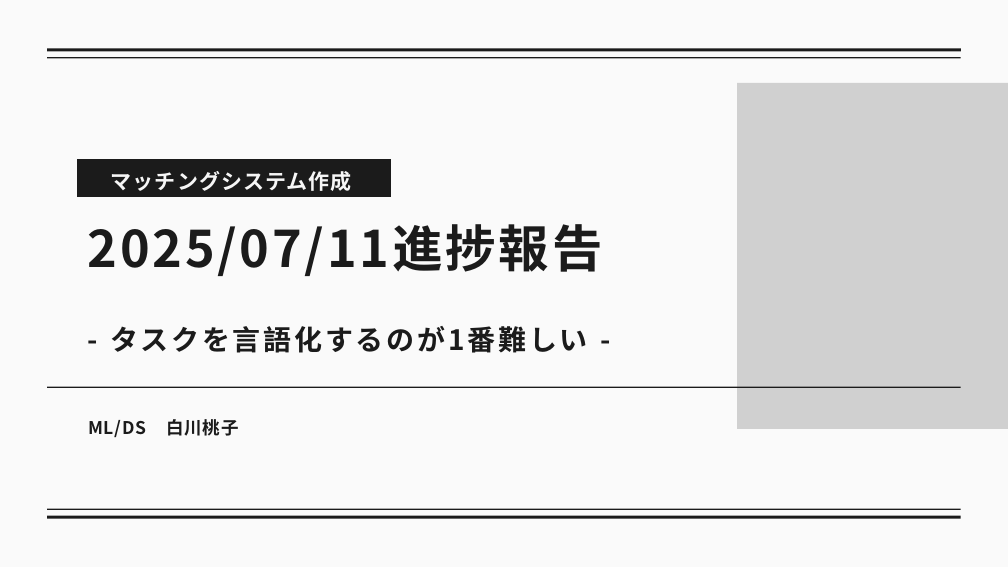
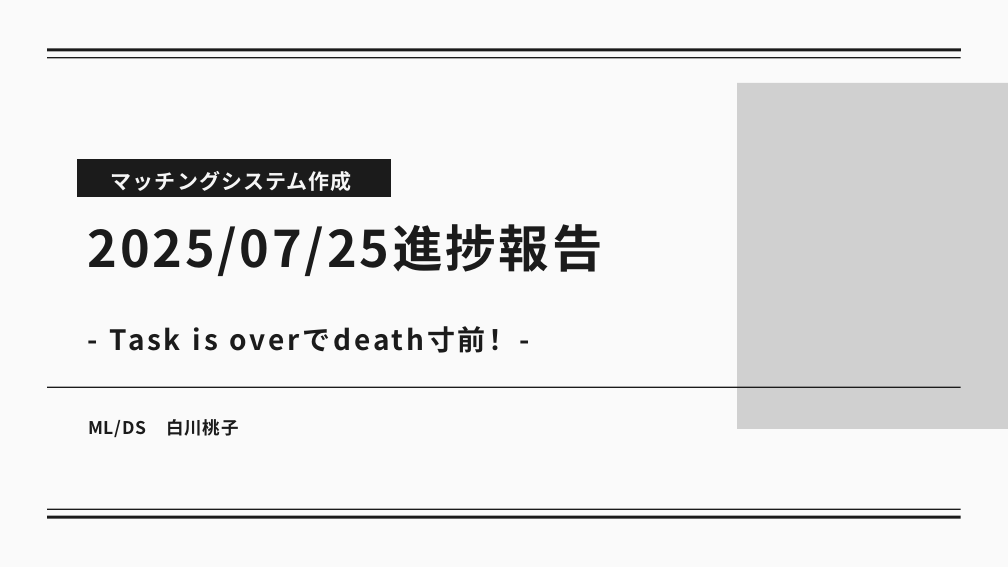
Before and after one commit to momok47/kokoronia, a slide deck: slide 1 of docs/ミーティング/発表資料/25_0725_進捗.pptx. Drawn at 1008x567 pixels with LibreOffice and Linux fonts; fonts in the diff are those of the drawing; grey boxes stand for pictures. Boxes give left, top, right and bottom in pixels: in the first picture for what was removed or moved away, otherwise in the second. Text is boxed around its words. In the diff, an @@ line names an element or a change of style, - is before the commit and + after.

```diff
--- a/docs/ミーティング/発表資料/25_0725_進捗.pptx
+++ b/docs/ミーティング/発表資料/25_0725_進捗.pptx
@@ text at (88, 224, 603, 351): text changed @@
-2025/07/11進捗報告
-- タスクを言語化するのが1番難しい -
+2025/07/25進捗報告
+- Task is overでdeath寸前！-
```
Also in this commit, not shown: 1 other slide changed, 4 slides added, 2 slides removed, 14 other files.
